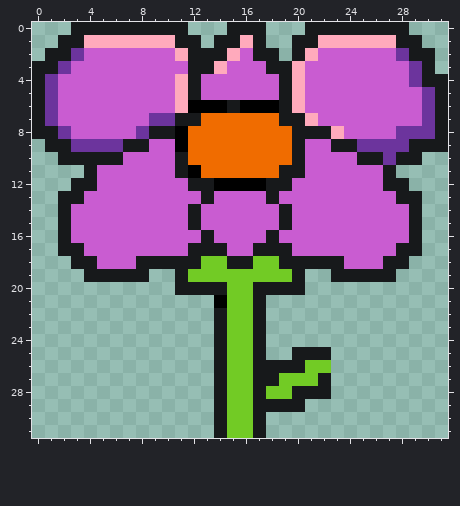
One commit to this pixel-art sprite: src/assets/sprites/powerup/flower.png. Above, as it was before the edit.
The file is 32x32 pixels.
The same view after the edit:
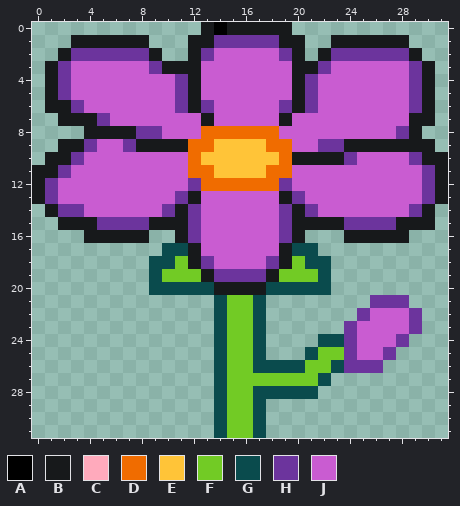
Palette (. is transparent): A #000000  B #17191b  C #ffaabc  D #f06c00  E #ffc438  F #72cb25  G #0a4b4d  H #6c349d  J #c95cd1
Diff:
Changed rows in their new state; - is an unchanged pixel.
first column x 0:
 0 ---.........-BA---BB-........---
 1 --.-BBBBB...-BHHHHHB-..BBBBB-.--
 2 -.--HHHHHB..-HJJ-JJH-.BHHHHH--.-
 3 .--------HBB-JJ---JJBBH---------
 4 .BH--------H-------JBH---------.
 5 .BH--------H-------JBH-------HB.
 6 .BBH-------HBHJJJJJHBH-------HB.
 7 ..BBBH---JJJJBJJJJJ-JJ-------BB.
 8 ....BBBB-HJJJ------JJJJJ-----B..
 9 -.-B-JJH-BBB--EEEE--J-HH-BBBB--.
10 -B-HJJJ----J-EEEEEE--BBBHJJJJHBB
11 BBHJJ------JD-EEEE-DJ------JJJHB
12 BHJJJ-------HDDDDDDH-------JJJHB
13 BHJJ-------HBJ----JBH-------JJHB
14 -BHH------HBH------HBH-------HB-
15 ---BBHHHHBBBH------HBBBBHHHHB-B-
16 --..BBBBB..BHJ----JHB...BBBBB.--
17 --........GG-JJ--JJ-GG........--
18 ---......GGF-HJJJJH-FGG......---
19 ----.....GFF-BHHHHB-FFG.....----
20 ---------GGGGG-BB-GGGGG---------
21 --------------G--G--------HHH---
22 --------------G--G-------HJJJH--
23 --------------G--G------HJJJJH--
24 --------------G--G----GGHJJJH---
25 --------------G--G--.GFFHJJH----
26 --------------G--GGGG--GHHH-----
27 --------------G--FF---G---------
28 --------------G--GGGGG.---------
29 --------------G--G...-----------
30 --------------G--G--------------
31 --------------G--G--------------
